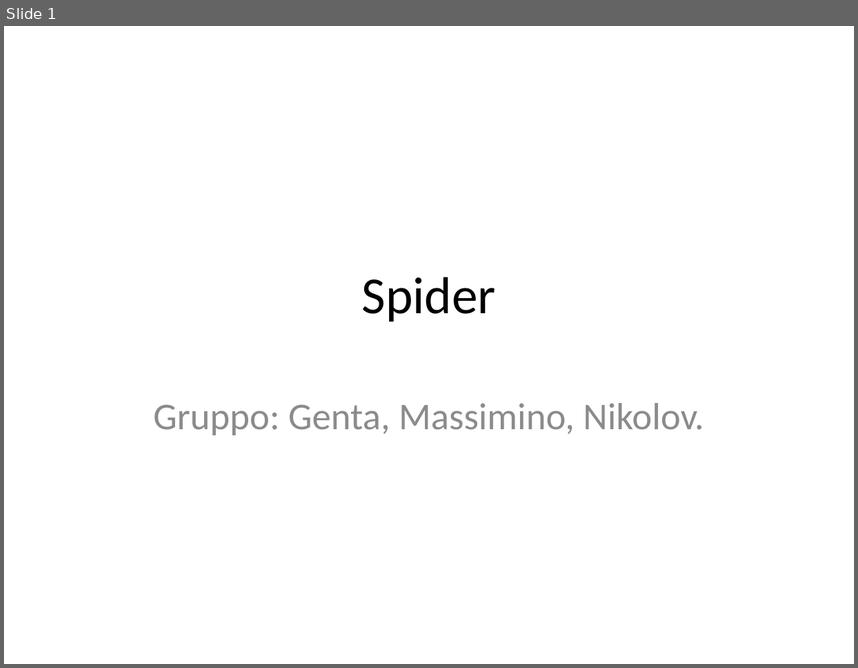
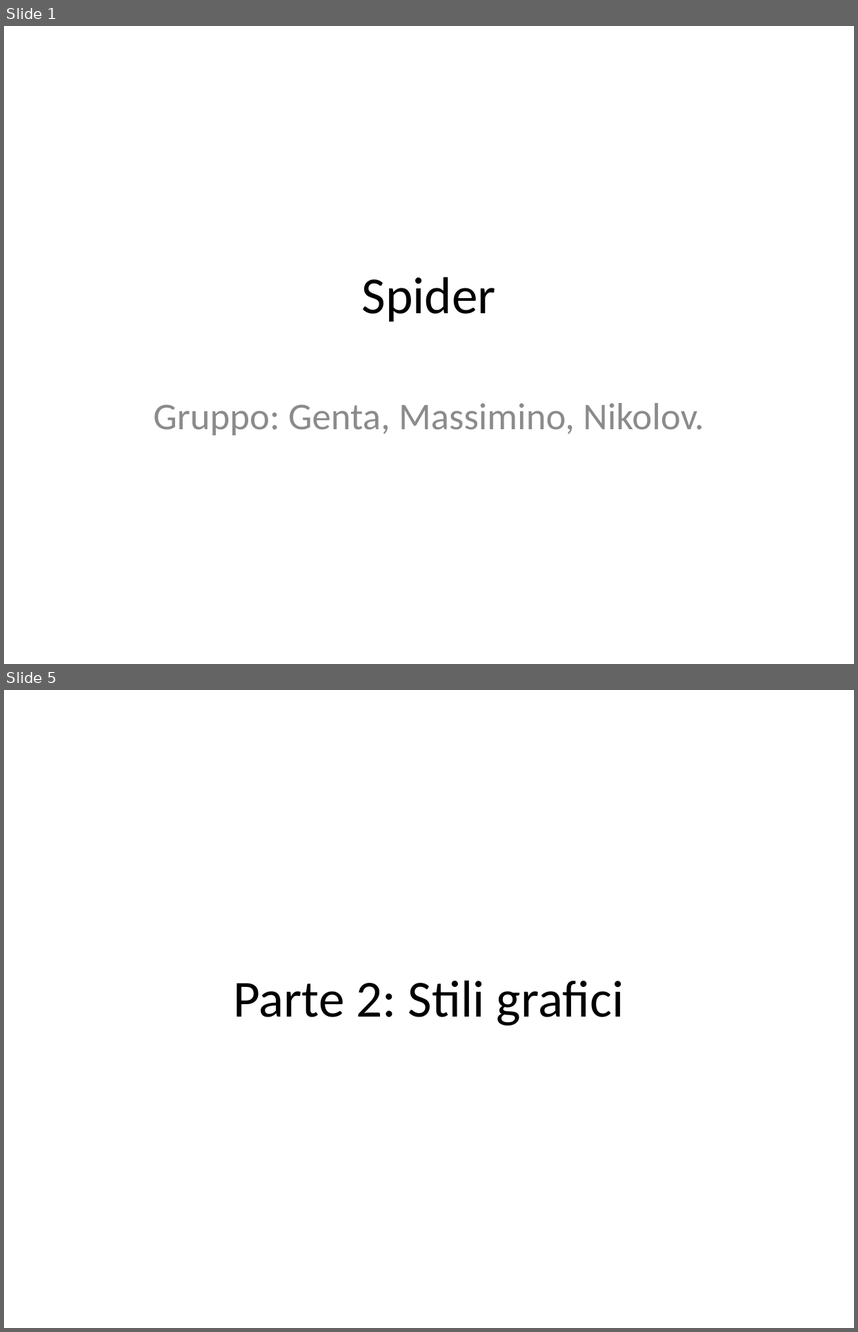
Before and after one commit to danielegenta/ProjectTPSI_Spider, a slide deck: Presentazione_Spider.pptx. Shown one above the other, each under a label of ours: slide 1 before the commit, slides 1 and 5 after it; the slides between them are not shown. The pictures are 858x668 and 858x1332 pixels, drawn with LibreOffice and Linux fonts; fonts in the diff are those of the drawing. Boxes give left, top, right and bottom in pixels: in the first picture for what was removed or moved away, otherwise in the second. Text is boxed around its words. In the diff, an @@ line names an element or a change of style, - is before the commit and + after.

Commit message:
0.8v4
-Riorganizzazione soluzione
-Abbozzo presentazione
-Aggiornamento to-do
-Aggiornamento documentazione
-Miglioramenti grafici

```diff
--- a/Presentazione_Spider.pptx
+++ b/Presentazione_Spider.pptx
@@ slide 5 added at (4,690,854,1328), background #FFFFFF @@
@@ title added at (233,980,624,1025), 44 pt, text #000000 @@
+Parte 2: Stili grafici
```
Also in this commit, not shown: 17 other slides added, 45 other files.
